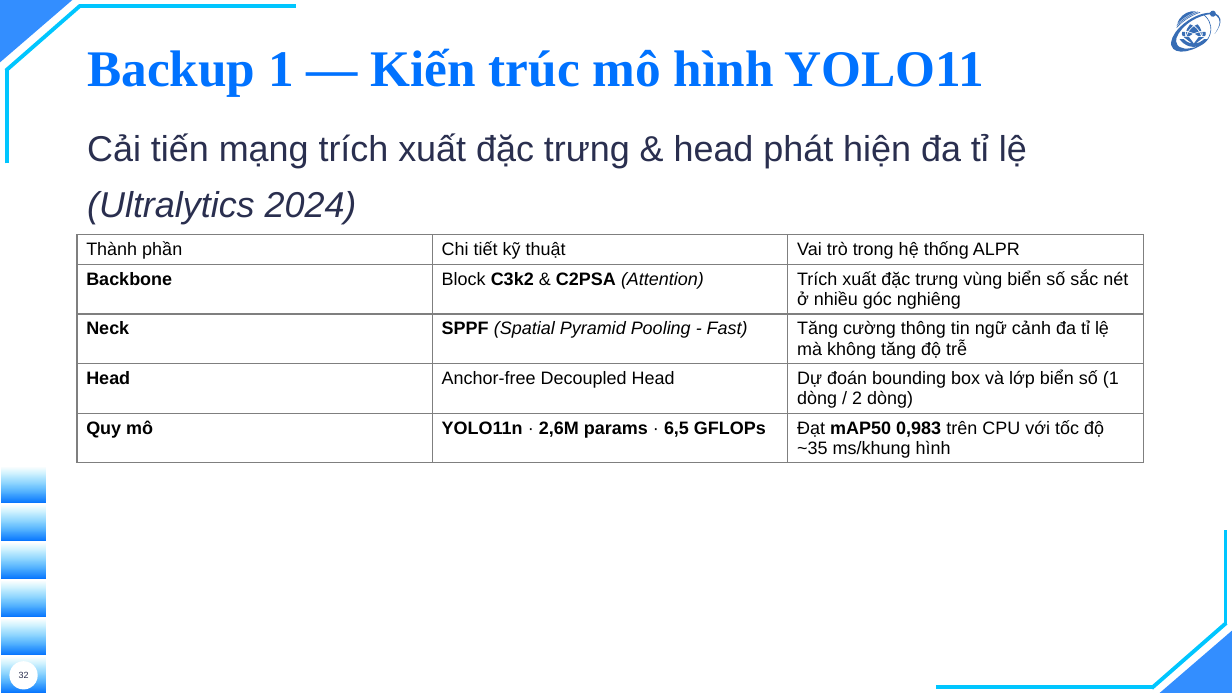
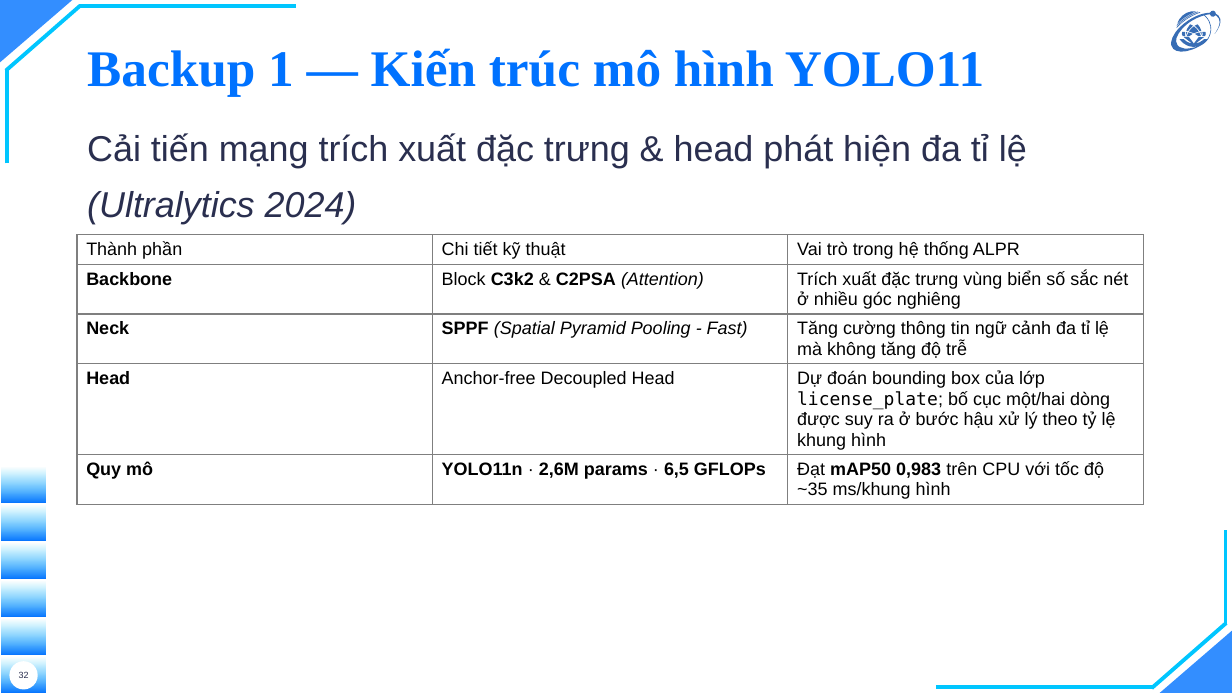
Before and after one commit to hieunguyen2604/alpr-do-an-mon-hoc, a slide deck: slide 32 of docs/slides/slides.pptx. Drawn at 1232x693 pixels with LibreOffice and Linux fonts; fonts in the diff are those of the drawing; background and template pictures are left out. Boxes give left, top, right and bottom in pixels: in the first picture for what was removed or moved away, otherwise in the second. Text is boxed around its words. In the diff, an @@ line names an element or a change of style, - is before the commit and + after.

```diff
--- a/docs/slides/slides.pptx
+++ b/docs/slides/slides.pptx
@@ table at (77, 235, 1144, 624) @@
-row 4, column 3: Dự đoán bounding box và lớp biển số (1 dòng / 2 dòng)
+row 4, column 3: Dự đoán bounding box của lớp license_plate; bố cục một/hai dòng được suy ra ở bước hậu xử lý theo tỷ lệ khung hình
```
Also in this commit, not shown: 6 other slides changed, 22 other files.
